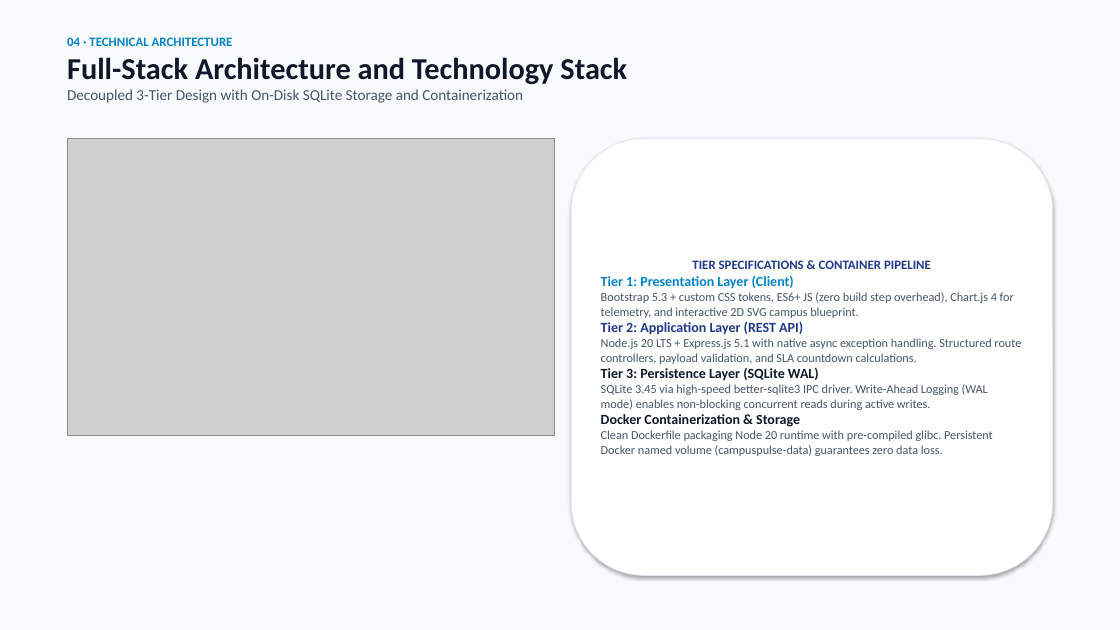
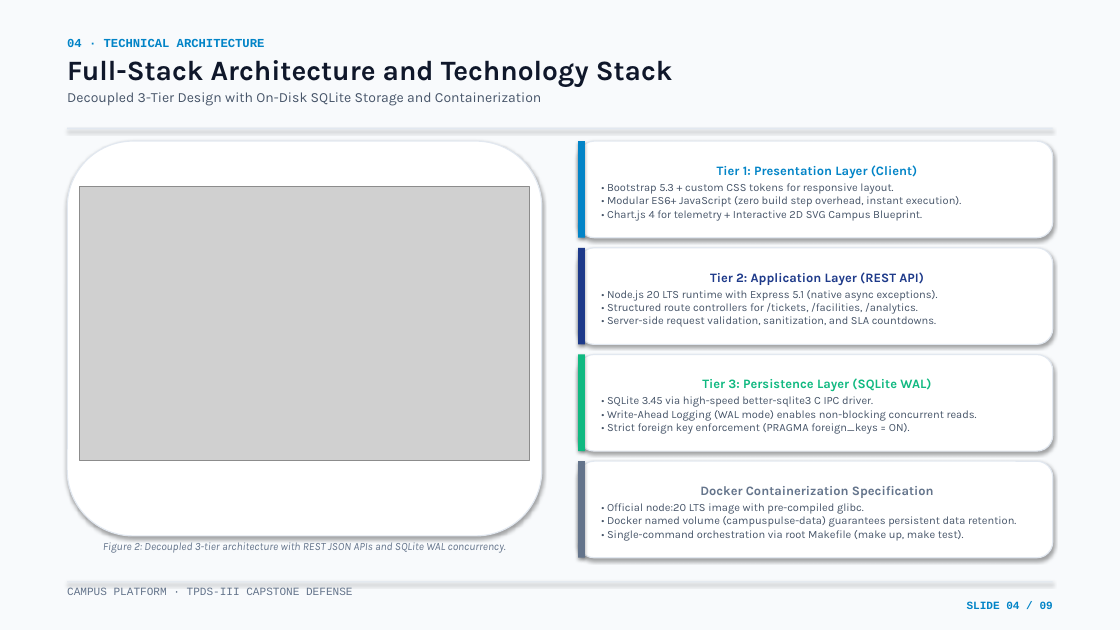
Before and after one commit to Eshan-Jogwar/tpds-3-final-semester-rpoject, a slide deck: slide 4 of presentation/Campus_Presentation_Editable.pptx. Drawn at 1120x630 pixels with LibreOffice and Linux fonts; fonts in the diff are those of the drawing; grey boxes stand for pictures. Boxes give left, top, right and bottom in pixels: in the first picture for what was removed or moved away, otherwise in the second. Text is boxed around its words. In the diff, an @@ line names an element or a change of style, - is before the commit and + after.

Commit message:
fix(presentation): generate native editable PowerPoint presentation with proper layout and remove floating deck controls

```diff
--- a/presentation/Campus_Presentation_Editable.pptx
+++ b/presentation/Campus_Presentation_Editable.pptx
@@ text "04 · TECHNICAL ARCHITECTURE" at (67,39,673,106): size 11 to 10.5 pt, font Calibri to Courier New in "04 · TECHNICAL ARCHITECTURE"; size 26 to 24 pt in "Full-Stack Architecture and Technology Stack"; font Calibri to Karla in "Full-Stack Architecture and Technology Stack", "Decoupled 3-Tier Design with On-Disk SQLite Storage ..."; size 13 to 12 pt in "Decoupled 3-Tier Design with On-Disk SQLite Storage ..."; more space between paragraphs @@
@@ rectangle added at (67,128,1053,129), fill #E2E8F0 @@
@@ rounded rectangle added at (67,141,542,536), fill #FFFFFF, outline #E2E8F0 1 pt @@
@@ rounded rectangle removed at (571,139,1053,576) @@
-TIER SPECIFICATIONS & CONTAINER PIPELINE
-Tier 1: Presentation Layer (Client)
-Bootstrap 5.3 + custom CSS tokens, ES6+ JS (zero build step overhead), Chart.js 4 for telemetry, and interactive 2D SVG campus blueprint.
-Tier 2: Application Layer (REST API)
-Node.js 20 LTS + Express.js 5.1 with native async exception handling. Structured route controllers, payload validation, and SLA countdown calculations.
-Tier 3: Persistence Layer (SQLite WAL)
-SQLite 3.45 via high-speed better-sqlite3 IPC driver. Write-Ahead Logging (WAL mode) enables non-blocking concurrent reads during active writes.
-Docker Containerization & Storage
-Clean Dockerfile packaging Node 20 runtime with pre-compiled glibc. Persistent Docker named volume (campuspulse-data) guarantees zero data loss.
@@ rounded rectangle added at (578,141,1053,238), fill #FFFFFF, outline #E2E8F0 1 pt, 9.5 pt, text #475569 @@
+Tier 1: Presentation Layer (Client)
+• Bootstrap 5.3 + custom CSS tokens for responsive layout.
+• Modular ES6+ JavaScript (zero build step overhead, instant execution).
+• Chart.js 4 for telemetry + Interactive 2D SVG Campus Blueprint.
@@ rectangle added at (578,141,585,238), fill #0284C7 @@
@@ picture: place and size @@
-picture at (67,139,555,435)
+picture at (80,187,529,460)
@@ rounded rectangle added at (578,248,1053,344), fill #FFFFFF, outline #E2E8F0 1 pt, 9.5 pt, text #475569 @@
+Tier 2: Application Layer (REST API)
+• Node.js 20 LTS runtime with Express 5.1 (native async exceptions).
+• Structured route controllers for /tickets, /facilities, /analytics.
+• Server-side request validation, sanitization, and SLA countdowns.
@@ rectangle added at (578,248,585,344), fill #1E3A8A @@
@@ rounded rectangle added at (578,355,1053,451), fill #FFFFFF, outline #E2E8F0 1 pt, 9.5 pt, text #475569 @@
+Tier 3: Persistence Layer (SQLite WAL)
+• SQLite 3.45 via high-speed better-sqlite3 C IPC driver.
+• Write-Ahead Logging (WAL mode) enables non-blocking concurrent reads.
+• Strict foreign key enforcement (PRAGMA foreign_keys = ON).
@@ rectangle added at (578,355,585,451), fill #10B981 @@
@@ rounded rectangle added at (578,461,1053,558), fill #FFFFFF, outline #E2E8F0 1 pt, 9.5 pt, text #475569 @@
+Docker Containerization Specification
+• Official node:20 LTS image with pre-compiled glibc.
+• Docker named volume (campuspulse-data) guarantees persistent data retention.
+• Single-command orchestration via root Makefile (make up, make test).
@@ rectangle added at (578,461,585,558), fill #64748B @@
@@ text added at (103,542,506,553), 9.5 pt, text #64748B, italic @@
+Figure 2: Decoupled 3-tier architecture with REST JSON APIs and SQLite WAL concurrency.
@@ rectangle added at (67,581,1053,582), fill #E2E8F0 @@
@@ text added at (67,587,1053,609), 9.5 pt, text #64748B @@
+CAMPUS PLATFORM · TPDS-III CAPSTONE DEFENSE
+SLIDE 04 / 09
```
Also in this commit, not shown: 8 other slides changed, 14 other files.
